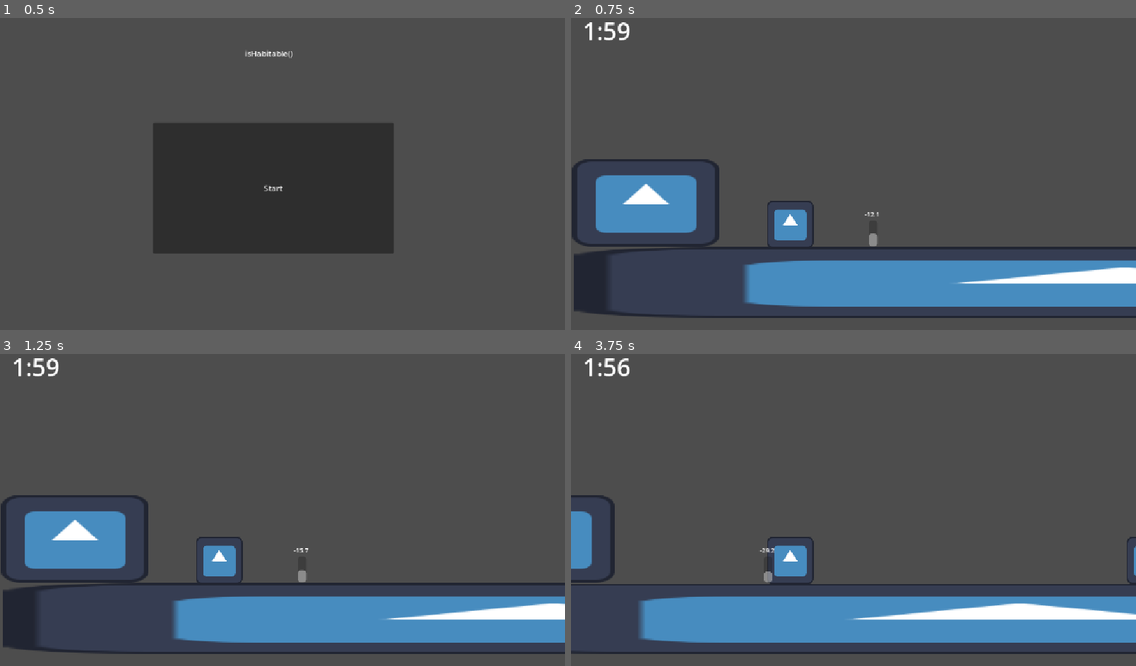
Above: before the commit, frames 1-4 (two rows, left to right).
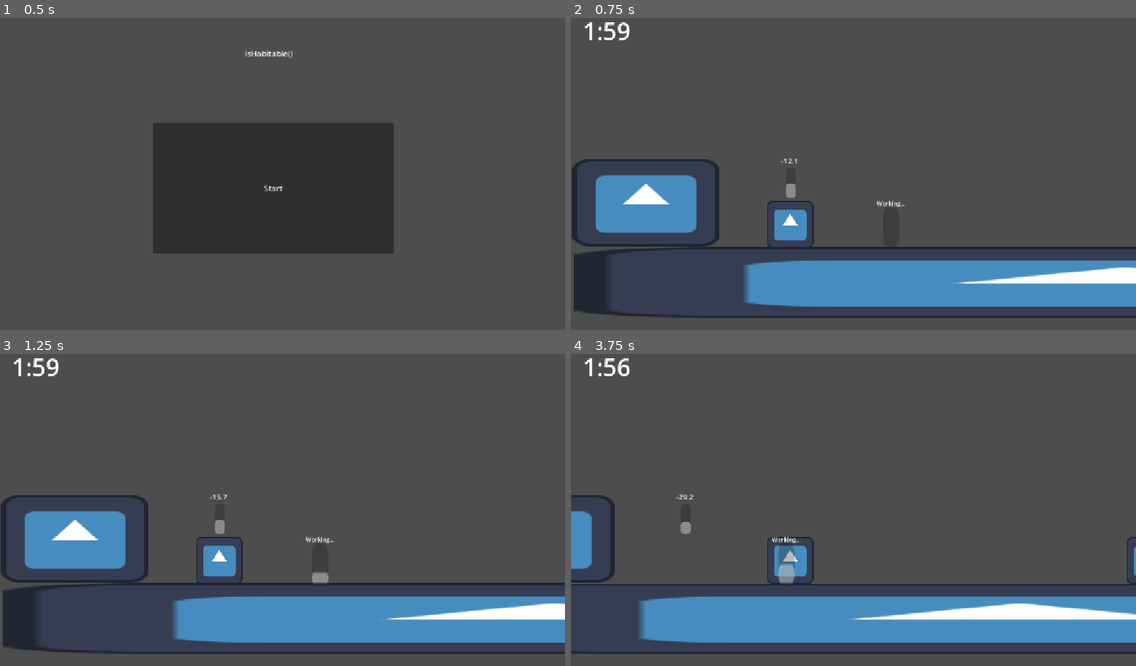
Above: after the commit, the same moments.

Repository: Ollieblock1/WHACK2026
Game: Godot game, scene res://game.tscn
The game is run twice, just before and just after one commit, with the same random seed, the same clock (stepped at 60 frames per second) and the same inputs. The engine's default icon, where the game draws it, is replaced by a stand-in: a white triangle on a blue panel in a dark square.
Inputs:
- Up to frame 1 (0.5 s): no input
- Up to frame 2 (0.75 s): click "Start" at 0.5 s
- Up to frame 3 (1.25 s): no input
- Up to frame 4 (3.75 s): hold Right (moveRight) 1.28-2.78 s; tap Space (moveJump) at 1.52, 2.27 s; hold A (moveLeft) 2.78-3.53 s; hold Right (moveRight) from 3.53 s (still down)

Frame 1 is identical in both runs. In frame 2, 0.2% of the frame differs, in the area x 37-60%, y 45-74%; in frame 3, 0.3%; in frame 4, 0.6%, in the area x 18-41%, y 45-74%.

Commit message:
Added a progress bar and data to air pylon

Diff:
--- a/scenes/experiments/airPylon.tscn
+++ b/scenes/experiments/airPylon.tscn
@@ -1,6 +1,5 @@
 [gd_scene format=3 uid="uid://cebd01rc0yf0w"]
 
-[ext_resource type="Texture2D" uid="uid://dpunqpfijmmdo" path="res://icon.svg" id="1_iryul"]
 [ext_resource type="Script" uid="uid://1y5u75awe04w" path="res://scripts/experiments/air_pylon.gd" id="1_xkgi6"]
 
 [sub_resource type="RectangleShape2D" id="RectangleShape2D_xkgi6"]
@@ -8,19 +7,36 @@
 
 [node name="AirPylon" type="Area2D" unique_id=1424453277]
 position = Vector2(0, -54)
+collision_layer = 8
+collision_mask = 8
 script = ExtResource("1_xkgi6")
 
 [node name="CollisionShape2D" type="CollisionShape2D" parent="." unique_id=1610677519]
 shape = SubResource("RectangleShape2D_xkgi6")
-
-[node name="Sprite2D" type="Sprite2D" parent="." unique_id=370802964]
-position = Vector2(1.4305115e-06, 1.9073486e-06)
-scale = Vector2(0.34375, 0.82812506)
-texture = ExtResource("1_iryul")
 
 [node name="readingTime" type="Timer" parent="." unique_id=479250660]
 wait_time = 10.0
 one_shot = true
 autostart = true
 
+[node name="Label" type="Label" parent="." unique_id=624829231]
+visible = false
+offset_left = -39.0
+offset_top = -77.0
+offset_right = 39.0
+offset_bottom = -54.0
+text = "Working..."
+horizontal_alignment = 1
+
+[node name="ProgressBar" type="ProgressBar" parent="." unique_id=2130255200]
+offset_left = -21.868988
+offset_top = 53.00001
+offset_right = -2.8135395
+offset_bottom = 75.459755
+rotation = -1.5707964
+scale = Vector2(5.57859, 1.979658)
+show_percentage = false
+
+[connection signal="area_entered" from="." to="." method="_on_area_entered"]
+[connection signal="area_exited" from="." to="." method="_on_area_exited"]
 [connection signal="timeout" from="readingTime" to="." method="_on_reading_time_timeout"]
--- a/scenes/managers/game_manager.tscn
+++ b/scenes/managers/game_manager.tscn
@@ -6,6 +6,7 @@
 [ext_resource type="PackedScene" uid="uid://d1lv7x0c5ogpj" path="res://scenes/level/level.tscn" id="4_3yu1d"]
 [ext_resource type="PackedScene" uid="uid://djp0nv4ddbxsf" path="res://scenes/experiments/thermometer.tscn" id="5_3yu1d"]
 [ext_resource type="PackedScene" uid="uid://cb45aiv40rjpf" path="res://alienEntity/hostile_alien.tscn" id="6_c2g8d"]
+[ext_resource type="PackedScene" uid="uid://cebd01rc0yf0w" path="res://scenes/experiments/airPylon.tscn" id="6_fagfu"]
 
 [sub_resource type="RectangleShape2D" id="RectangleShape2D_3bixf"]
 size = Vector2(222, 138)
@@ -23,10 +24,6 @@
 
 [node name="Level" parent="." unique_id=1287492299 instance=ExtResource("4_3yu1d")]
 
-[node name="Thermometer" parent="." unique_id=1697934362 instance=ExtResource("5_3yu1d")]
-position = Vector2(224.00003, 80)
-scale = Vector2(1.3, 1.3)
-
 [node name="baseAlien" parent="." unique_id=1926721184 instance=ExtResource("6_c2g8d")]
 position = Vector2(1029, 69)
 
@@ -36,6 +33,11 @@
 position = Vector2(-265, 131)
 shape = SubResource("RectangleShape2D_3bixf")
 
+[node name="AirPylon" parent="." unique_id=1424453277 instance=ExtResource("6_fagfu")]
+position = Vector2(274, 77)
+
+[node name="Thermometer" parent="." unique_id=162342294 instance=ExtResource("5_3yu1d")]
+
 [connection signal="hideInfo" from="Player" to="Player/Camera" method="_on_player_hide_info"]
 [connection signal="showInfo" from="Player" to="Player/Camera" method="_on_player_show_info"]
 [connection signal="oxygenLost" from="Player/Camera" to="." method="_on_camera_oxygen_lost"]
--- a/scripts/experiments/air_pylon.gd
+++ b/scripts/experiments/air_pylon.gd
@@ -13,9 +13,17 @@
 
 # Called every frame. 'delta' is the elapsed time since the previous frame.
 func _process(delta: float) -> void:
-	if viewable:
-		print(air)
+	$ProgressBar.value = 100-($readingTime.time_left*10)
 
 
 func _on_reading_time_timeout() -> void:
-	viewable = true
+	$Label.text = "Air quality: good" if air else "Air quality: bad"
+
+
+
+func _on_area_entered(area: Area2D) -> void:
+	$Label.show()
+
+
+func _on_area_exited(area: Area2D) -> void:
+	$Label.hide()
--- a/scripts/managers/game_manager.gd
+++ b/scripts/managers/game_manager.gd
@@ -18,6 +18,7 @@
 
 # Called when the node enters the scene tree for the first time.
 func _ready() -> void:
+	$AirPylon.setAir(false)
 	$Thermometer.setTemp(-50)
 
 
